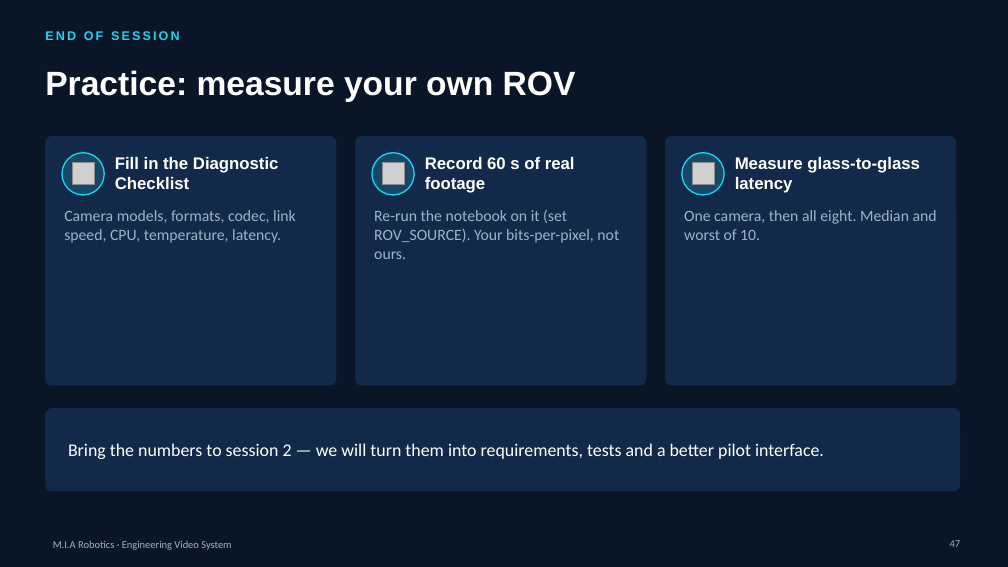
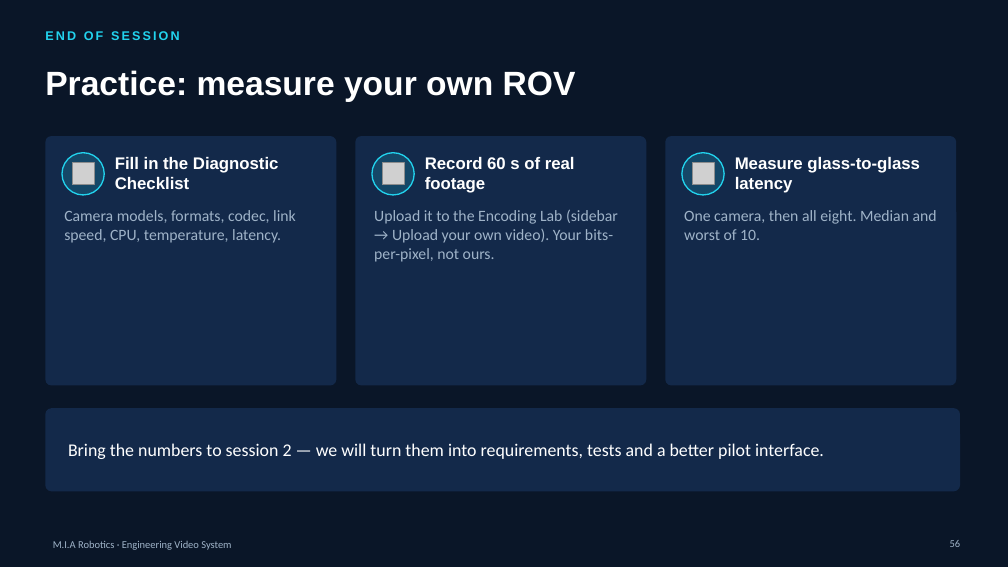
Before and after one commit to YoussefAbbas2001/video-streaming, a slide deck: slide 56 of presentation/MIA_Video_Streaming.pptx (slide 47 before the commit). Drawn at 1008x567 pixels with LibreOffice and Linux fonts; fonts in the diff are those of the drawing; grey boxes stand for pictures; background and template pictures are left out. Boxes give left, top, right and bottom in pixels: in the first picture for what was removed or moved away, otherwise in the second. Text is boxed around its words. In the diff, an @@ line names an element or a change of style, - is before the commit and + after.

```diff
--- a/presentation/MIA_Video_Streaming.pptx
+++ b/presentation/MIA_Video_Streaming.pptx
@@ text at [374, 210, 618, 262]: text changed @@
-Re-run the notebook on it (set ROV_SOURCE). Your bits-per-pixel, not ours.
+Upload it to the Encoding Lab (sidebar → Upload your own video). Your bits-per-pixel, not ours.
@@ page number at [950, 540, 961, 547]: text changed @@
-47
+56
```
Also in this commit, not shown: 3 other slides changed, 9 slides added, 24 other files.
